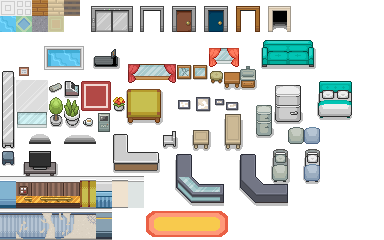
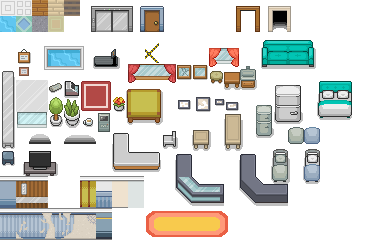
The second 384px x 240px image is a revision of the first. Changes to its layers:
renamed "Layer 48" to "Layer 84", painted on it over (x1=128, y1=179, x2=144, y2=182)
renamed "Layer 34" to "Layer 81", painted on it over (x1=96, y1=179, x2=112, y2=208)
renamed "Layer 32" to "Layer 89", painted on it over (x1=112, y1=133, x2=161, y2=173)
painted on "Layer 7" over (x1=2, y1=71, x2=14, y2=148)
removed layer "Layer 18" over (x1=204, y1=6, x2=228, y2=32)
renamed "Layer 21" to "Layer 91", moved it above "Layer 92", painted on it over (x1=32, y1=176, x2=80, y2=208)
renamed "Layer 23" to "Layer 92", painted on it over (x1=16, y1=179, x2=32, y2=208)
removed layer "Layer 17" over (x1=172, y1=6, x2=196, y2=32)
renamed "Layer 33" to "Layer 88", moved it above "Layer 87", painted on it over (x1=50, y1=114, x2=62, y2=125)
added layer "Layer 87" above "Layer 82" over (x1=145, y1=43, x2=159, y2=63)
renamed "Layer 16" to "Layer 82", painted on it over (x1=0, y1=179, x2=16, y2=208)
renamed "Layer 11" to "Layer 86", moved it above "Layer 85", painted on it over (x1=140, y1=6, x2=164, y2=32)
added layer "Layer 85" above "Layer 9" over (x1=18, y1=49, x2=31, y2=64)
painted on "Layer 9" over (x1=16, y1=16, x2=32, y2=32)
